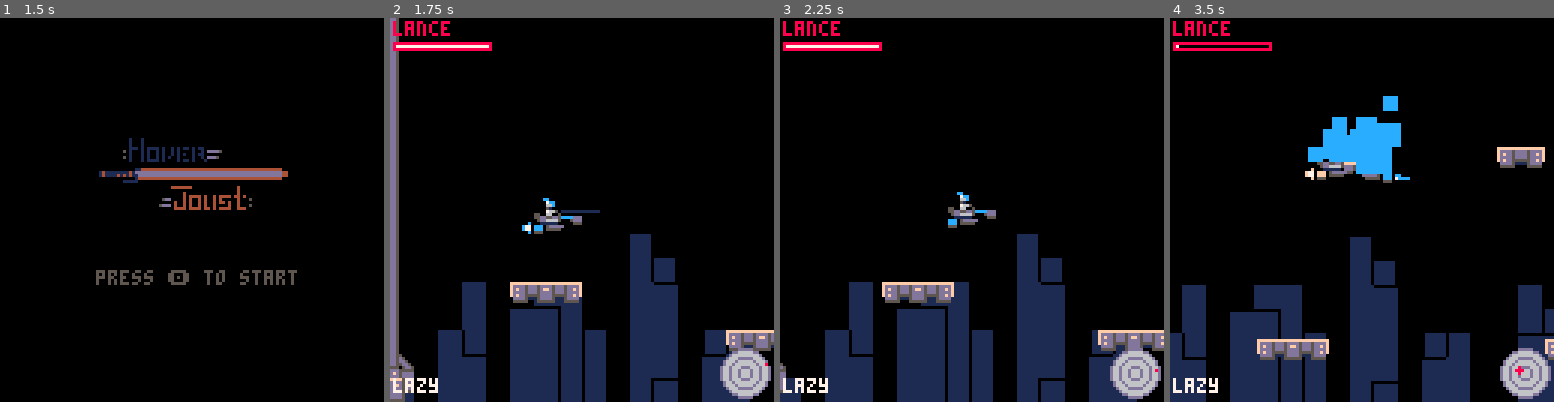
Above: before the commit, frames 1-4 (left to right).
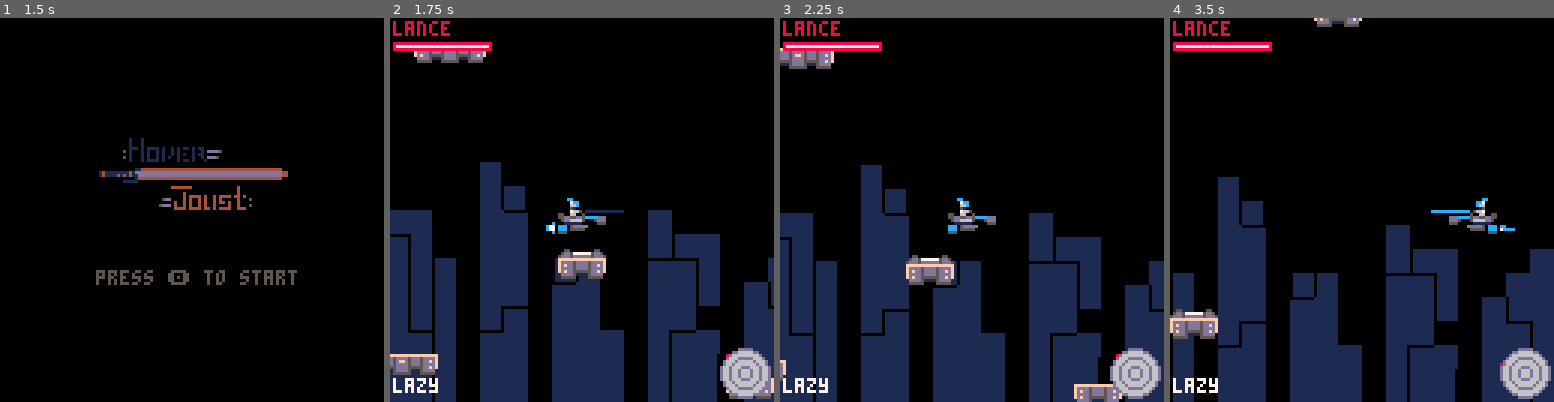
Above: after the commit, the same moments.

Repository: XNargaHuntress/pico8-projects
Game: PICO-8 cartridge jousting.p8
Two runs of this game, one before a commit and one after it. Both use one fixed random seed, a clock stepped at 60 frames per second and the inputs below.
Inputs:
- Up to frame 1 (1.5 s): tap X (X key) at 0.33, 1.07 s; tap O (Z key) at 0.7 s
- Up to frame 2 (1.75 s): hold Right from 1.6 s (still down); tap O (Z key) at 1.7 s
- Up to frame 3 (2.25 s): tap X (X key) at 1.85 s; release Right at 2.1 s; tap O (Z key) at 2.1 s; hold Up from 2.15 s (still down)
- Up to frame 4 (3.5 s): release Up at 2.42 s; hold Right 2.47-3.03 s; tap O (Z key) at 2.5, 2.9, 3.3 s; tap X (X key) at 2.97 s; hold Left from 3.08 s (still down)

Frame 1 is identical in both runs. In frame 2, 30% of the frame differs, in the area x 0-100%, y 0-100%; in frame 3, 26%; in frame 4, 28%.

Commit message:
Fixed issue with map spawn points

Diff:
--- a/jousting.p8
+++ b/jousting.p8
@@ -19,7 +19,7 @@
 cam.draw_y=0
 
 last_game_mode=100
-game_mode=0 --what screen to use
+game_mode=1 --what screen to use
 
 function _init()
  game_mode=0
@@ -301,7 +301,7 @@
   end
  else
   lst_spwn=(lst_spwn+1)%#spawn_pts
-  local pt = spawn_pts[lst_spwn]
+  local pt = spawn_pts[lst_spwn+1]
   pos.x=pt.x*8
   pos.y=(pt.y-1)*8
  end
@@ -652,25 +652,26 @@
 
 anim_tiles={}
 spawn_pts={}
-function mload(x1,y1,w,h)
+function mclear()
  for at in all(anim_tiles) do
   del(anim_tiles,at)
  end
  for sp in all(spawn_pts) do
   del(spawn_pts,sp)
  end
-
- for y=y1,h do
-  for x=x1,w do
+end
+
+function mload(x1,y1,w,h)
+ for y=y1,y1+h-1 do
+  for x=x1,x1+w-1 do
    local id=mget(x,y)
-   local flg=fget(id)
    local pos={}
    pos.x=x
    pos.y=y
    pos.ido=id
    pos.idc=0
-   if (flg==2) add(anim_tiles,pos)
-   if (flg==3) add(spawn_pts,pos)
+   if (fget(id,2)) add(anim_tiles,pos)
+   if (fget(id,3)) add(spawn_pts,pos)
   end
  end
 end
@@ -793,9 +794,9 @@
 55ddd5dd5ccccddd0000000000000000dd5dd500dd50000000000000000000000000000000000000000000000000000000000000000000000000000000000000
 05ddd55550005ddd0000000000000000dd55dd50dd50000000000000000000000000000000000000000000000000000000000000000000000000000000000000
 0011111100000555000000c00000000055505dd5dd50000000000000000000000000000000000000000000000000000000000000000000000000000000000000
-ccc05ddddd0000000000c77000000cc0ddd55555dd50000000000000000000000000000000000000000000000000000000000000000000000000000000000000
-ccc05555500000000000c77000cccc70dcd5dddddd50000000000000000000000000000000000000000000000000000000000000000000000000000000000000
-5550000000000000000000c000000000ddd5dddddd50000000000000000000000000000000000000000000000000000000000000000000000000000000000000
+ccc05ddddd0000000000c77000000cc0ddd55555dd50000000550000000055000000000000000000000000000000000000000000000000000000000000000000
+ccc05555500000000000c77000cccc70dcd5dddddd50000005dd57777775dd500000000000000000000000000000000000000000000000000000000000000000
+5550000000000000000000c000000000ddd5dddddd5000005ddd5dddddd5ddd50000000000000000000000000000000000000000000000000000000000000000
 000cc000000000000000000000000000000000000000000000000000000000000000000000000000000000000000000000000000000000000000000000000000
 00007cc0000000000000000000000000000000000000000000000000000000000000000000000000000000000000000000000000000000000000000000000000
 000066c0000000000000000000000000000000000000000000000000000000000000000000000000000000000000000000000000000000000000000000000000
@@ -966,7 +967,7 @@
 
 
 __gff__
-0002020202000202000000000000000000000000020200000000000000000000000000000000000000000000000000000000000000000000000000000000000000000000000000000000000000000000000000000000000000000000000000000000000000000000000000000000000000000000000000000000000000000000
+0002020202000202000000000000000000000000020200080000000000000000000000000000000000000000000000000000000000000000000000000000000000000000000000000000000000000000000000000000000000000000000000000000000000000000000000000000000000000000000000000000000000000000
 0000000000000000000000000000000000000000000000000000000000000000000000000000000000000000000000000000000000000000000000000000000000000000000000000000000000000000000000000000000000000000000000000000000000000000000000000000000000000000000000000000000000000000
 __map__
 15000000000000000000000000000000000000000000000000000000000000000000000000000000000000000000000000000000000000000000000000000000000000000000000000004b4c4d4e4f00000000000000000000000000000000000000000000000000000000000000000000000000000000000000000000000000
@@ -979,7 +980,7 @@
 1500000000000000000000000000000000000000000000000000000000000000000000000000000000000000000000000000000000000000000000000000000000000000000000000000000000000000000000000000000000000000000000000000000000000000000000000000000000000000000000000000000000000000
 1500000000000000000000000000000000000000000000000000000000000000000000000000000000000000000000000000000000000000000000000000000000000000000000000000000000000000000000000000000000000000000000000000000000000000000000000000000000000000000000000000000000000000
 150000000000000000000000000000000000000000000000000000000000000000000000000001030000000000000000000000000000000000000a000000000000000000000000000000000000000000000000000000000000000000000000000000000000000000000000000000000000000000000000000000000000000000
-150000000000000000000000000000000000000000000000000000000000000000000000000000000000000000000000000000000000000000000a0a0000000000000000000000000000000000000000000000000000000000000000000000000000000000000000000000000000000000000000000000000000000000000000
+150000000000161700000000000000000000000000000000000000000000000000000000000000000000000000000000000000000000000000000a0a0000000000000000000000000000000000000000000000000000000000000000000000000000000000000000000000000000000000000000000000000000000000000000
 15000000000102030000000000000000000000000000000000000000000000000000000000000000000000000000000000000008000008080000080b0000000000080000000000000000000000000000000000000000000000000000000000000000000000000000000000000000000000000000000000000000000000000000
 15000000000000000000000000000000000000000000000000000000000000000000000000000000000000000000000000000008000b0b09000008080000000000080908000000080000000000000000000000000000000000000000000000000000000000000000000000000000000000000000000000000000000000000000
 15000000000000000000000000000102030000000000000000000102030000000000000000000000000000000000000000000809000808090900080800090900000b0b09000008080000000000000000000000000000000000000000000000000000000000000000000000000000000000000000000000000000000000000000
@@ -990,7 +991,7 @@
 15000000000000000000000000000000000000000000000000000000000000000000000000000000000000000000000008000808000809080900080800080808000a080a000808090000000000000000000000000000000000000000000000000000000000000000000000000000000000000000000000000000000000000000
 150000000000000000000000000000000000000000000000000000000000000000000000000000000000000000000000080008080008090a0800080800080808000a0808000808090000000000000000000000000000000000000000000000000000000000000000000000000000000000000000000000000000000000000000
 1500000000000000000000000000000000000000010203000000000000000000000000000000000000000000000000000000000000000000000000000000000000000000000000000000000000000000000000000000000000000000000000000000000000000000000000000000000000000000000000000000000000000000
-1500000000000000000000000000000000000000000000000000000000000000000000000000000000000000000000000000000000000000000000000000000000000000000000000000000000000000000000000000000000000000000000000000000000000000000000000000000000000000000000000000000000000000
+1500000000000000000000000000000000000000000000000000000000000000161700000000000000000000000000000000000000000000000000000000000000000000000000000000000000000000000000000000000000000000000000000000000000000000000000000000000000000000000000000000000000000000
 1500000000000102030000000000000000000000000000000000000000000000010300000000000000000000000000000000000000000000000000000000000000000000000000000000000000000000000000000000000000000000000000000000000000000000000000000000000000000000000000000000000000000000
 1500000000000000000000000000000000000000000000000000000000000000000000000000000000000000000000000000000000000000000000000000000000000000000000000000000000000000000000000000000000000000000000000000000000000000000000000000000000000000000000000000000000000000
 1500000000000000000000000000000000000000000000000000000000000000000000000000000000000000000000000000000000000000000000000000000000000000000000000000000000000000000000000000000000000000000000000000000000000000000000000000000000000000000000000000000000000000
